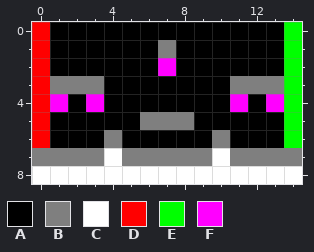
File history of a pixel-art sprite, app/src/main/res/drawable/level3.png. Above is the file before it was changed.
The file is 15x9 pixels.
Palette (. is transparent): A #000000  B #7f7f7f  C #ffffff  D #ff0000  E #00ff00  F #ff00ff
Pixels before, first column x 0:
0 DAAAAAAAAAAAAAE
1 DAAAAAABAAAAAAE
2 DAAAAAAFAAAAAAE
3 DBBBAAAAAAABBBE
4 DFAFAAAAAAAFAFE
5 DAAAAABBBAAAAAE
6 DAAABAAAAABAAAE
7 BBBBCBBBBBCBBBB
8 CCCCCCCCCCCCCCC
Now the later version:
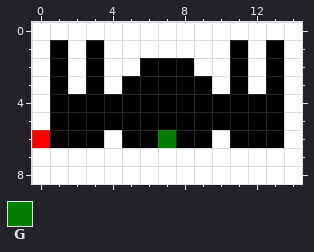
Colours new in this view: G #007f00
Changes in this commit:
y 0: x 0..14 DAAAAAAAAAAAAAE -> CCCCCCCCCCCCCCC
y 1: x 0 D -> C; x 2 A -> C; x 4..10 AAABAAA -> CCCCCCC; x 12 A -> C; x 14 E -> C
y 2: x 0 D -> C; x 2 A -> C; x 4..5 AA -> CC; x 7 F -> A; x 9..10 AA -> CC; x 12 A -> C; x 14 E -> C
y 3: x 0..4 DBBBA -> CACAC; x 10..14 ABBBE -> CACAC
y 4: x 0..1 DF -> CA; x 3 F -> A; x 11 F -> A; x 13..14 FE -> AC
y 5: x 0 D -> C; x 6..8 BBB -> AAA; x 14 E -> C
y 6: x 4 B -> C; x 7 A -> G; x 10 B -> C; x 14 E -> C
y 7: x 0..3 BBBB -> CCCC; x 5..9 BBBBB -> CCCCC; x 11..14 BBBB -> CCCC
